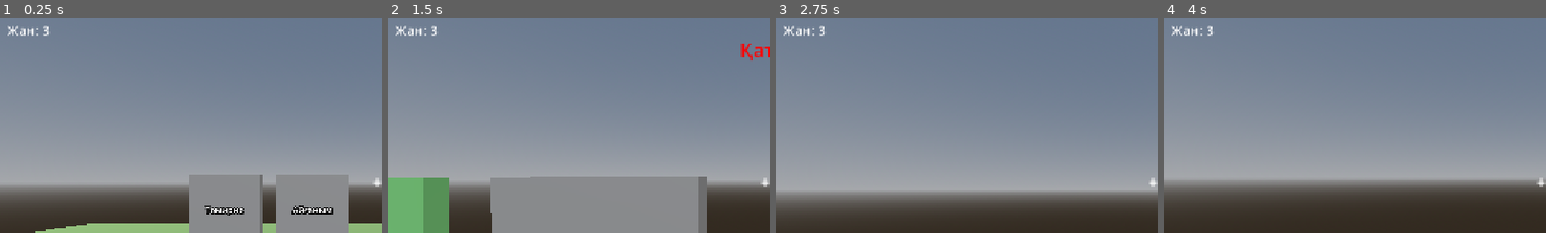
Above: before the commit, frames 1-4 (left to right).
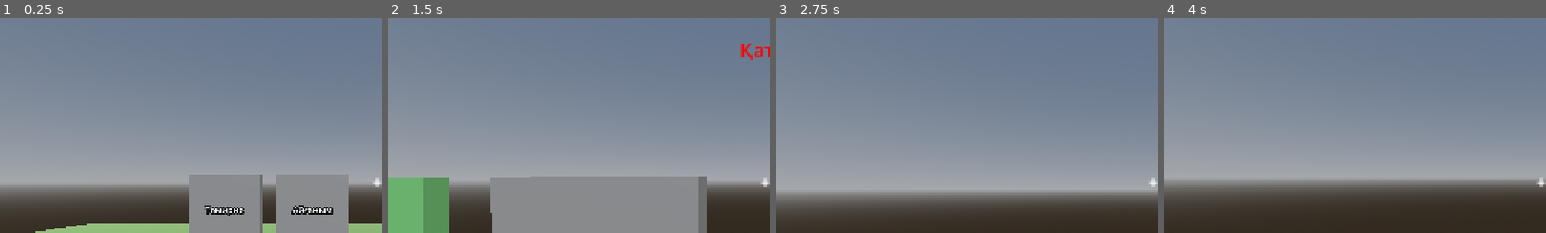
Above: after the commit, the same moments.

Repository: rainbowbear1/History-Arena
Game: Godot game, scene res://main.tscn
The game is run twice, just before and just after one commit, with the same random seed, the same clock (stepped at 60 frames per second) and the same inputs. This scene is started directly instead of the project's main scene.
Inputs (mouse positions are % of the whole screen's width and height, from its top left):
- Up to frame 1 (0.25 s): no input
- Up to frame 2 (1.5 s): tap Enter at 0.5, 0.6 s; move the mouse to (55, 50) at 0.52 s; hold W (move_forward) from 0.53 s (still down); click (55, 50) at 0.67 s; tap Space (jump) at 0.77 s; move the mouse to (45, 50) at 1.27 s; tap Keypad Enter at 1.35 s
- Up to frame 3 (2.75 s): keep holding W (move_forward); tap Space (jump) at 1.52 s; move the mouse to (52, 48) at 2.02 s; tap Enter at 2.1 s
- Up to frame 4 (4 s): keep holding W (move_forward); move the mouse to (49, 52) at 2.77 s; tap Keypad Enter at 2.85 s; click (49, 52) at 2.92 s; tap Space (jump) at 3.02, 3.5, 3.77 s; move the mouse to (57, 51) at 3.52 s; tap Enter at 3.6 s
The pictures show only the part of the screen within x 1-51%, y 12-62%; the shares and areas given below are measured in that part.

The runs differ from the first frame. In frame 1, 0.2% of the frame differs, in the area x 2-13%, y 3-9%; in frame 2, 0.2%; in frame 3, 0.2%; in frame 4, 0.2%.

Commit message:
Replace lives with a single HP pool; retry the failed task after medical help
- One 100 HP pool; each mistake still costs 10 HP and 0 HP opens the
  defeat screen. The lives counter is gone from the HUD
- levels.json: "lives" replaced by "revive_hp" (50 for levels 1-4,
  40 for 5-8, 30 for 9-10); a correct medical-help answer restores it
  and says "Дұрыс! +N HP"
- After medical help the player retries the task they failed (answers
  reshuffled, matching/chronology start over), keeping score and
  completed tasks
- Medical help never asks the task being retried; it prefers questions
  missed earlier, then ones not asked yet
- Tests and docs updated

Co-Authored-By: Claude Opus 5.5 <noreply@anthropic.com>

Diff:
--- a/data/levels.json
+++ b/data/levels.json
@@ -1,15 +1,15 @@
 {
   "version": 1,
   "levels": [
-    { "id": 1,  "title": "Сақтар дәуірі",       "stars": 1, "boss": false, "question_file": "res://questions/saka.json",         "time_per_question": 30, "target_speed": 1.0,  "extra_decoys": 0, "enemies": 0, "lives": 3, "revivals": 2, "pass_percent": 60 },
-    { "id": 2,  "title": "Ғұндар",              "stars": 1, "boss": false, "question_file": "res://questions/huns.json",         "time_per_question": 28, "target_speed": 1.1,  "extra_decoys": 0, "enemies": 0, "lives": 3, "revivals": 2, "pass_percent": 60 },
-    { "id": 3,  "title": "Түрік қағанаты",      "stars": 2, "boss": false, "question_file": "res://questions/turkic.json",       "time_per_question": 25, "target_speed": 1.25, "extra_decoys": 1, "enemies": 1, "lives": 3, "revivals": 2, "pass_percent": 60 },
-    { "id": 4,  "title": "Отырар",              "stars": 2, "boss": false, "question_file": "res://questions/otyrar.json",       "time_per_question": 23, "target_speed": 1.4,  "extra_decoys": 1, "enemies": 1, "lives": 3, "revivals": 2, "pass_percent": 60 },
-    { "id": 5,  "title": "Алтын Орда",          "stars": 3, "boss": false, "question_file": "res://questions/golden_horde.json", "time_per_question": 20, "target_speed": 1.55, "extra_decoys": 2, "enemies": 2, "lives": 2, "revivals": 1, "pass_percent": 65 },
-    { "id": 6,  "title": "Қазақ хандығы",       "stars": 3, "boss": false, "question_file": "res://questions/kazakh_khanate.json", "time_per_question": 18, "target_speed": 1.7,  "extra_decoys": 2, "enemies": 3, "lives": 2, "revivals": 1, "pass_percent": 65 },
-    { "id": 7,  "title": "Жоңғар шапқыншылығы", "stars": 4, "boss": false, "question_file": "res://questions/dzungar.json",      "time_per_question": 16, "target_speed": 1.85, "extra_decoys": 3, "enemies": 4, "lives": 2, "revivals": 1, "pass_percent": 70 },
-    { "id": 8,  "title": "XVIII–XIX ғасыр",     "stars": 4, "boss": false, "question_file": "res://questions/xviii_xix.json",    "time_per_question": 14, "target_speed": 2.0,  "extra_decoys": 3, "enemies": 5, "lives": 2, "revivals": 1, "pass_percent": 70 },
-    { "id": 9,  "title": "XX ғасыр",            "stars": 5, "boss": false, "question_file": "res://questions/xx_century.json",   "time_per_question": 12, "target_speed": 2.2,  "extra_decoys": 4, "enemies": 6, "lives": 1, "revivals": 1, "pass_percent": 75 },
-    { "id": 10, "title": "Тәуелсіздік кезеңі",  "stars": 5, "boss": true,  "question_file": "res://questions/independence.json", "time_per_question": 10, "target_speed": 2.5,  "extra_decoys": 4, "enemies": 8, "lives": 1, "revivals": 1, "pass_percent": 75 }
+    { "id": 1,  "title": "Сақтар дәуірі",       "stars": 1, "boss": false, "question_file": "res://questions/saka.json",         "time_per_question": 30, "target_speed": 1.0,  "extra_decoys": 0, "enemies": 0, "revive_hp": 50, "revivals": 2, "pass_percent": 60 },
+    { "id": 2,  "title": "Ғұндар",              "stars": 1, "boss": false, "question_file": "res://questions/huns.json",         "time_per_question": 28, "target_speed": 1.1,  "extra_decoys": 0, "enemies": 0, "revive_hp": 50, "revivals": 2, "pass_percent": 60 },
+    { "id": 3,  "title": "Түрік қағанаты",      "stars": 2, "boss": false, "question_file": "res://questions/turkic.json",       "time_per_question": 25, "target_speed": 1.25, "extra_decoys": 1, "enemies": 1, "revive_hp": 50, "revivals": 2, "pass_percent": 60 },
+    { "id": 4,  "title": "Отырар",              "stars": 2, "boss": false, "question_file": "res://questions/otyrar.json",       "time_per_question": 23, "target_speed": 1.4,  "extra_decoys": 1, "enemies": 1, "revive_hp": 50, "revivals": 2, "pass_percent": 60 },
+    { "id": 5,  "title": "Алтын Орда",          "stars": 3, "boss": false, "question_file": "res://questions/golden_horde.json", "time_per_question": 20, "target_speed": 1.55, "extra_decoys": 2, "enemies": 2, "revive_hp": 40, "revivals": 1, "pass_percent": 65 },
+    { "id": 6,  "title": "Қазақ хандығы",       "stars": 3, "boss": false, "question_file": "res://questions/kazakh_khanate.json", "time_per_question": 18, "target_speed": 1.7,  "extra_decoys": 2, "enemies": 3, "revive_hp": 40, "revivals": 1, "pass_percent": 65 },
+    { "id": 7,  "title": "Жоңғар шапқыншылығы", "stars": 4, "boss": false, "question_file": "res://questions/dzungar.json",      "time_per_question": 16, "target_speed": 1.85, "extra_decoys": 3, "enemies": 4, "revive_hp": 40, "revivals": 1, "pass_percent": 70 },
+    { "id": 8,  "title": "XVIII–XIX ғасыр",     "stars": 4, "boss": false, "question_file": "res://questions/xviii_xix.json",    "time_per_question": 14, "target_speed": 2.0,  "extra_decoys": 3, "enemies": 5, "revive_hp": 40, "revivals": 1, "pass_percent": 70 },
+    { "id": 9,  "title": "XX ғасыр",            "stars": 5, "boss": false, "question_file": "res://questions/xx_century.json",   "time_per_question": 12, "target_speed": 2.2,  "extra_decoys": 4, "enemies": 6, "revive_hp": 30, "revivals": 1, "pass_percent": 75 },
+    { "id": 10, "title": "Тәуелсіздік кезеңі",  "stars": 5, "boss": true,  "question_file": "res://questions/independence.json", "time_per_question": 10, "target_speed": 2.5,  "extra_decoys": 4, "enemies": 8, "revive_hp": 30, "revivals": 1, "pass_percent": 75 }
   ]
 }
--- a/level_database.gd
+++ b/level_database.gd
@@ -3,7 +3,7 @@
 # Loads the arena list from data/levels.json. The format is described in docs/data-format.md.
 
 const LEVELS_FILE := "res://data/levels.json"
-const INT_FIELDS := ["id", "stars", "extra_decoys", "enemies", "lives", "revivals"]
+const INT_FIELDS := ["id", "stars", "extra_decoys", "enemies", "revive_hp", "revivals"]
 const NUMBER_FIELDS := ["time_per_question", "target_speed", "pass_percent"]
 
 var levels: Array = []
@@ -86,8 +86,8 @@
 	if level["extra_decoys"] < 0 or level["enemies"] < 0 or level["revivals"] < 0:
 		return "\"extra_decoys\", \"enemies\" and \"revivals\" cannot be negative"
 
-	if level["lives"] < 1:
-		return "\"lives\" must be at least 1"
+	if level["revive_hp"] < 1 or level["revive_hp"] > 100:
+		return "\"revive_hp\" must be 1 to 100"
 
 	if level["pass_percent"] < 0 or level["pass_percent"] > 100:
 		return "\"pass_percent\" must be 0 to 100"
--- a/main.tscn
+++ b/main.tscn
@@ -172,14 +172,6 @@
 [node name="LevelsButton" type="Button" parent="HUD/ResultsContainer/ResultsPanel/ResultsVBox" unique_id=474327765]
 layout_mode = 2
 text = "Деңгейлер"
-
-[node name="LivesLabel" type="Label" parent="HUD"]
-offset_left = 20.0
-offset_top = 90.0
-offset_right = 160.0
-offset_bottom = 113.0
-theme_override_font_sizes/font_size = 22
-text = "Жан: 3"
 
 [node name="RevivalContainer" type="CenterContainer" parent="HUD"]
 visible = false
--- a/quiz_manager.gd
+++ b/quiz_manager.gd
@@ -30,7 +30,7 @@
 
 var score: int = 0
 var health: int = MAX_HEALTH
-var lives: int = 3
+var revive_hp: int = 50
 var revivals_left: int = 1
 var question_index: int = 0
 var accepting_answers: bool = true
@@ -58,7 +58,6 @@
 @onready var progress_label: Label = $"../HUD/ProgressLabel"
 @onready var score_label: Label = $"../HUD/ScoreLabel"
 @onready var health_label: Label = $"../HUD/HealthLabel"
-@onready var lives_label: Label = $"../HUD/LivesLabel"
 @onready var revival_panel: CenterContainer = $"../HUD/RevivalContainer"
 @onready var results_container: CenterContainer = $"../HUD/ResultsContainer"
 @onready var results_label: Label = $"../HUD/ResultsContainer/ResultsPanel/ResultsVBox/ResultsLabel"
@@ -72,7 +71,7 @@
 	var level := LevelDatabase.get_level(GameState.selected_level)
 	if not level.is_empty():
 		question_file = level["question_file"]
-		lives = level["lives"]
+		revive_hp = level["revive_hp"]
 		revivals_left = level["revivals"]
 
 	revival_panel.revived.connect(_on_revived)
@@ -126,11 +125,9 @@
 		QuizTask.Outcome.PROGRESS:
 			show_feedback("Дұрыс! %d/%d" % [current_task.done, current_task.total], Color.GREEN, 0.6)
 		QuizTask.Outcome.MISTAKE:
-			var life_lost := take_damage()
-			if lives <= 0:
+			take_damage()
+			if health <= 0:
 				finish_task("Қате!", Color.RED)
-			elif life_lost:
-				show_feedback("Бір жан жоғалды!", Color.RED, 1.2)
 			else:
 				show_feedback(message if not message.is_empty() else "Қате!", Color.RED, 1.0)
 		QuizTask.Outcome.SOLVED:
@@ -139,29 +136,23 @@
 			finish_task("Дұрыс!", Color.GREEN)
 		QuizTask.Outcome.FAILED:
 			missed_questions.append(current_task.question)
-			var life_lost := take_damage()
-			finish_task("Қате! Бір жан жоғалды!" if life_lost and lives > 0 else "Қате!", Color.RED)
-
-
-# Applies one mistake. Returns true if it cost a life; HP refills while lives remain.
-func take_damage() -> bool:
-	health -= DAMAGE
-	var life_lost := health <= 0
-	if life_lost:
-		lives -= 1
-		health = MAX_HEALTH if lives > 0 else 0
+			take_damage()
+			finish_task("Қате!", Color.RED)
+
+
+func take_damage() -> void:
+	health = maxi(health - DAMAGE, 0)
 	update_hud()
-	return life_lost
-
-
-# Shows the final feedback for a task, then moves on (or to the defeat screen with no lives left).
+
+
+# Shows the final feedback for a task, then moves on (or to the defeat screen at 0 HP).
 func finish_task(text: String, color: Color) -> void:
 	accepting_answers = false
 	show_feedback(text, color, 1.0)
 
 	await get_tree().create_timer(1.0, false).timeout
 
-	if lives <= 0:
+	if health <= 0:
 		show_defeat()
 		return
 
@@ -181,13 +172,15 @@
 			revivals_left -= 1
 			used_revival_questions.append(help_question)
 
-	revival_panel.open(score, help_question)
-
-
-# Prefers a question the player missed this run, then any unused one, so the
-# medical-help task reinforces what they got wrong.
+	revival_panel.open(score, help_question, revive_hp)
+
+
+# Never the task being retried (its answer may have just been shown). Prefers a
+# question missed earlier this run, then one not asked yet, so the medical-help
+# task reinforces what the player got wrong.
 func pick_revival_question() -> Dictionary:
-	var eligible := questions.filter(func(q): return REVIVAL_TYPES.has(QuestionValidator.get_type(q)))
+	var current = questions[question_index] if question_index < questions.size() else null
+	var eligible := questions.filter(func(q): return q != current and REVIVAL_TYPES.has(QuestionValidator.get_type(q)))
 	var unused := eligible.filter(func(q): return not used_revival_questions.has(q))
 
 	var missed := unused.filter(func(q): return missed_questions.has(q))
@@ -200,11 +193,10 @@
 	return {}
 
 
-# Medical help succeeded: one life back with full HP; score and progress are kept,
-# and play continues with the next task.
+# Medical help succeeded: restore the level's revive_hp and retry the task the
+# player was on (answers reshuffled). Score and completed tasks are kept.
 func _on_revived() -> void:
-	lives = 1
-	health = MAX_HEALTH
+	health = mini(revive_hp, MAX_HEALTH)
 	update_hud()
 
 	if OS.has_feature("web"):
@@ -212,7 +204,6 @@
 	else:
 		Input.mouse_mode = Input.MOUSE_MODE_CAPTURED
 
-	question_index += 1
 	load_question()
 
 
@@ -255,7 +246,6 @@
 func update_hud() -> void:
 	score_label.text = "Ұпай саны: " + str(score)
 	health_label.text = "HP: " + str(health)
-	lives_label.text = "Жан: " + str(lives)
 
 
 func spawn_target(text: String, at: Vector3, sways: bool = true, size: float = 1.0):
--- a/revival_panel.gd
+++ b/revival_panel.gd
@@ -1,6 +1,6 @@
 extends CenterContainer
 
-# "СІЗ ЖЕҢІЛДІҢІЗ!" screen shown when the player runs out of lives. Offers one
+# "СІЗ ЖЕҢІЛДІҢІЗ!" screen shown when the player's HP runs out. Offers one
 # historical question as medical help: a correct answer emits `revived`, a wrong
 # one leaves only Restart and Levels.
 
@@ -11,6 +11,7 @@
 const REVIVE_DELAY := 1.5
 
 var question: Dictionary = {}
+var restore_hp: int = 0
 
 @onready var message_label: Label = %MessageLabel
 @onready var question_label: Label = %QuestionLabel
@@ -30,8 +31,9 @@
 
 
 # Shows the defeat screen. An empty `help_question` means no medical help is left.
-func open(score: int, help_question: Dictionary) -> void:
+func open(score: int, help_question: Dictionary, hp: int) -> void:
 	question = help_question
+	restore_hp = hp
 	result_label.text = ""
 
 	if question.is_empty():
@@ -74,7 +76,7 @@
 		return
 
 	result_label.add_theme_color_override("font_color", CORRECT_COLOR)
-	result_label.text = "Дұрыс! +1 жан. Ойын жалғасады."
+	result_label.text = "Дұрыс! +%d HP. Тапсырмаға қайта ораласыз." % restore_hp
 	await get_tree().create_timer(REVIVE_DELAY, false).timeout
 	hide()
 	revived.emit()
--- a/tests/run_tests.gd
+++ b/tests/run_tests.gd
@@ -68,10 +68,10 @@
 		check(not level_db.is_playable(id), "level %d is locked until its question file exists" % id)
 
 	var good := {"id": 1, "title": "T", "stars": 1, "question_file": "res://q.json", "time_per_question": 30,
-		"target_speed": 1.0, "extra_decoys": 0, "enemies": 0, "lives": 3, "revivals": 2, "pass_percent": 60}
+		"target_speed": 1.0, "extra_decoys": 0, "enemies": 0, "revive_hp": 50, "revivals": 2, "pass_percent": 60}
 	check(LevelDatabaseScript.validate_level(good) == "", "valid level accepted")
 	for broken in [
-		["stars", 6], ["stars", 0], ["lives", 0], ["pass_percent", 120], ["target_speed", 0],
+		["stars", 6], ["stars", 0], ["revive_hp", 0], ["revive_hp", 101], ["pass_percent", 120], ["target_speed", 0],
 		["enemies", -1], ["id", 1.5], ["question_file", "questions/x.json"], ["title", " "], ["boss", "yes"],
 	]:
 		var level := good.duplicate()
@@ -238,7 +238,7 @@
 	await test_chronology(samples["chronology"])
 	await test_matching(samples["matching"])
 	await test_map(samples["map"])
-	await test_lives_and_revival()
+	await test_hp_and_medical_help()
 
 
 func test_choice_types(samples: Dictionary) -> void:
@@ -351,77 +351,86 @@
 	await process_frame
 
 
-func test_lives_and_revival() -> void:
-	print("== Lives and medical help")
+func test_hp_and_medical_help() -> void:
+	print("== HP and medical help")
 	print("   (levels 5 and 9 have no question files yet: their 'No questions loaded' errors are expected)")
 	for level in [1, 5, 9]:
 		var data: Dictionary = level_db.get_level(level)
 		game_state.selected_level = level
 		var probe := await _load_arena()
 		var probe_quiz = probe.get_node("QuizManager")
-		check(probe_quiz.lives == data["lives"] and probe_quiz.revivals_left == data["revivals"],
-			"level %d starts with %d lives and %d revivals from level data" % [level, data["lives"], data["revivals"]])
+		check(probe_quiz.revive_hp == data["revive_hp"] and probe_quiz.revivals_left == data["revivals"],
+			"level %d: medical help restores %d HP, %d times (from level data)" % [level, data["revive_hp"], data["revivals"]])
 		probe.queue_free()
 		await process_frame
-
-	# Losing a life with lives to spare: HP refills, the run continues.
+	check([1, 2, 3, 4].all(func(l): return level_db.get_level(l)["revive_hp"] == 50), "levels 1-4 restore 50 HP")
+	check([5, 6, 7, 8].all(func(l): return level_db.get_level(l)["revive_hp"] == 40), "levels 5-8 restore 40 HP")
+	check([9, 10].all(func(l): return level_db.get_level(l)["revive_hp"] == 30), "levels 9-10 restore 30 HP")
+
+	# One HP pool: ten mistakes from 100 HP reach defeat.
 	game_state.selected_level = 1
 	var arena := await _load_arena()
 	var quiz = arena.get_node("QuizManager")
-	check(quiz.lives_label.text == "Жан: 3", "HUD shows 3 lives")
+	check(quiz.health == 100 and quiz.health_label.text == "HP: 100", "run starts with 100 HP")
+	check(not arena.has_node("HUD/LivesLabel"), "no lives counter in the HUD")
+	_wrong_target(quiz).hit()
+	check(quiz.health == 90, "a wrong answer costs 10 HP")
+	await wait(1.2)
+	check(quiz.question_index == 1 and not quiz.revival_panel.visible, "play continues above 0 HP")
+
+	# Reaching 0 HP opens the defeat screen with a medical-help question.
+	quiz.score = 300
 	quiz.health = 10
+	var earlier_miss: Dictionary = quiz.questions[0]
+	quiz.missed_questions = [earlier_miss]
+	var retry_index: int = quiz.question_index
+	var retry_question: Dictionary = quiz.questions[retry_index]
 	_wrong_target(quiz).hit()
-	check(quiz.lives == 2 and quiz.health == 100, "losing all HP costs one life and refills HP")
-	check(quiz.lives_label.text == "Жан: 2" and quiz.health_label.text == "HP: 100", "HUD updates lives and HP")
-	check(quiz.feedback_label.text == "Қате! Бір жан жоғалды!", "life loss is announced")
-	await wait(1.2)
-	check(quiz.question_index == 1 and not quiz.revival_panel.visible, "play continues after losing a life")
-
-	# Losing the last life opens the defeat screen with a medical-help question.
-	quiz.score = 300
-	quiz.lives = 1
-	quiz.health = 10
-	quiz.missed_questions.clear()
-	var missed: Dictionary = quiz.questions[quiz.question_index]
-	_wrong_target(quiz).hit()
-	check(quiz.lives == 0, "last life lost")
+	check(quiz.health == 0, "HP reaches 0")
 	check(not quiz.revival_panel.visible, "defeat waits for the feedback")
 	await wait(1.2)
 	var panel = quiz.revival_panel
-	check(panel.visible, "defeat screen shown")
+	check(panel.visible, "defeat screen shown at 0 HP")
 	check(quiz.overlay_open(), "defeat screen counts as an open overlay")
 	check(not quiz.results_container.visible, "results screen not shown on defeat")
 	check(quiz.targets.is_empty(), "arena cleared on defeat")
 	check(Input.mouse_mode == Input.MOUSE_MODE_VISIBLE, "mouse released on defeat")
-	check(panel.question == missed, "medical help asks the question just missed")
-	check(panel.question_label.visible and panel.question_label.text == missed["question"], "help question shown")
+	check(panel.question != retry_question, "medical help never asks the task being retried")
+	check(panel.question == earlier_miss, "medical help prefers a question missed earlier")
+	check(panel.question_label.visible and panel.question_label.text == earlier_miss["question"], "help question shown")
 	var shown: Array = panel.answer_buttons.map(func(b): return b.text)
 	shown.sort()
-	var expected: Array = missed["answers"].duplicate()
+	var expected: Array = earlier_miss["answers"].duplicate()
 	expected.sort()
 	check(shown == expected, "help answers shown on four buttons")
-	check(quiz.revivals_left == 1, "offering help uses one revival")
+	check(quiz.revivals_left == 1, "offering help uses one medical-help attempt")
 
 	_press_correct(panel)
-	check(panel.result_label.text.begins_with("Дұрыс! +1 жан"), "correct help answer announced")
+	check(panel.result_label.text.begins_with("Дұрыс! +50 HP"), "correct help answer announces +50 HP")
 	check(panel.answer_buttons.all(func(b): return b.disabled), "answers locked after choosing")
 	await wait(1.7)
 	check(not panel.visible, "defeat screen closes after a correct answer")
-	check(quiz.lives == 1 and quiz.health == 100, "revival restores one life with full HP")
-	check(quiz.score == 300, "score kept after revival (score=%d)" % quiz.score)
-	check(quiz.question_index == 2, "play continues with the next task")
-	check(quiz.accepting_answers and quiz.targets.size() > 0, "arena is live again")
+	check(quiz.health == 50 and quiz.health_label.text == "HP: 50", "medical help restores the level's 50 HP")
+	check(quiz.score == 300, "score kept after medical help (score=%d)" % quiz.score)
+	check(quiz.question_index == retry_index, "the failed task is retried, not skipped")
+	check(quiz.question_label.text == retry_question["question"], "retried task is shown again")
+	check(quiz.accepting_answers and quiz.targets.size() == 4, "arena is live again with fresh targets")
+	_correct_target(quiz).hit()
+	check(quiz.score == 400, "solving the retried task scores normally")
+	await wait(1.2)
+	check(quiz.question_index == retry_index + 1, "after the retry the run moves on")
 
 	# Second defeat: a wrong medical-help answer gives no help.
 	quiz.health = 10
+	var second_retry: Dictionary = quiz.questions[quiz.question_index]
 	_wrong_target(quiz).hit()
 	await wait(1.2)
-	check(panel.visible and quiz.revivals_left == 0, "second defeat uses the last revival")
-	check(panel.question != missed, "a different help question is asked")
+	check(panel.visible and quiz.revivals_left == 0, "second defeat uses the last medical-help attempt")
+	check(panel.question != earlier_miss and panel.question != second_retry, "a fresh help question is asked")
 	_press_wrong(panel)
 	check(panel.result_label.text == "Медициналық көмек көрсетілмеді.", "wrong help answer: no medical help")
 	await wait(1.7)
-	check(panel.visible and quiz.lives == 0, "no revival after a wrong help answer")
+	check(panel.visible and quiz.health == 0, "no HP restored after a wrong help answer")
 	check(panel.restart_button.visible and panel.levels_button.visible, "restart and levels offered")
 
 	# Escape must not open the pause menu over the defeat screen.
@@ -433,41 +442,55 @@
 	arena.queue_free()
 	await process_frame
 
-	# No revivals left: defeat screen without a question.
+	# No medical help left: defeat screen without a question.
 	arena = await _load_arena()
 	quiz = arena.get_node("QuizManager")
 	quiz.revivals_left = 0
-	quiz.lives = 1
 	quiz.health = 10
 	_wrong_target(quiz).hit()
 	await wait(1.2)
-	check(quiz.revival_panel.visible and not quiz.revival_panel.question_label.visible, "no help question when revivals are used up")
+	check(quiz.revival_panel.visible and not quiz.revival_panel.question_label.visible, "no help question when attempts are used up")
 	check(quiz.revival_panel.message_label.text.begins_with("Медициналық көмек мүмкіндігі қалмады"), "says medical help is used up")
 	arena.queue_free()
 	await process_frame
 
-	# A mistake inside a multi-step task can cost a life without ending the task.
+	# Multi-step task: a mistake at 0 HP ends in defeat; after medical help the task restarts from scratch.
 	var samples := {}
 	for q in QuestionValidator.load_file("res://tests/fixtures/all_types.json").questions:
 		samples[QuestionValidator.get_type(q)] = q
-	quiz = await _start_task(samples["chronology"])
-	quiz.health = 10
-	_by_text(quiz, samples["chronology"]["items"][2]).hit()
-	check(quiz.lives == 2 and quiz.accepting_answers, "chronology mistake costs a life, task continues")
-	check(quiz.feedback_label.text == "Бір жан жоғалды!", "mid-task life loss announced")
+	var chronology: Dictionary = samples["chronology"]
+	quiz = await _start_task(chronology)
+	quiz.questions = [chronology, samples["single_choice"]]
+	_by_text(quiz, chronology["items"][0]).hit()
+	quiz.health = 20
+	_by_text(quiz, chronology["items"][2]).hit()
+	check(quiz.health == 10 and quiz.accepting_answers, "chronology mistake above 0 HP: task continues")
+	_by_text(quiz, chronology["items"][0]).hit()
+	_by_text(quiz, chronology["items"][3]).hit()
+	check(quiz.health == 0 and not quiz.accepting_answers, "chronology mistake at 0 HP ends the task")
+	await wait(1.2)
+	check(quiz.revival_panel.visible and quiz.revival_panel.question == samples["single_choice"], "help question comes from another task")
+	_press_correct(quiz.revival_panel)
+	await wait(1.7)
+	check(quiz.question_index == 0 and quiz.current_task.done == 0, "chronology retried from the start")
+	check(quiz.progress_label.text == "Ретімен қойылды: 0/%d" % chronology["items"].size(), "retried chronology progress reset")
 	quiz.get_parent().queue_free()
 	await process_frame
 
-	# Levels with no plain-answer questions cannot offer medical help.
-	quiz = await _start_task(samples["matching"])
-	quiz.questions = [samples["matching"], samples["chronology"]]
-	check(quiz.pick_revival_question().is_empty(), "no help question without single_choice/fill_blank tasks")
+	# Only the retried task is eligible: no medical-help question.
+	quiz = await _start_task(samples["single_choice"])
+	quiz.questions = [samples["single_choice"], samples["matching"], samples["chronology"]]
+	check(quiz.pick_revival_question().is_empty(), "no help question when only the retried task qualifies")
 	quiz.get_parent().queue_free()
 	await process_frame
 
 
 func _wrong_target(quiz):
 	return quiz.targets.filter(func(t): return not t.is_correct)[0]
+
+
+func _correct_target(quiz):
+	return quiz.targets.filter(func(t): return t.is_correct)[0]
 
 
 func _press_correct(panel) -> void:
Not shown, changed: docs/data-format.md
